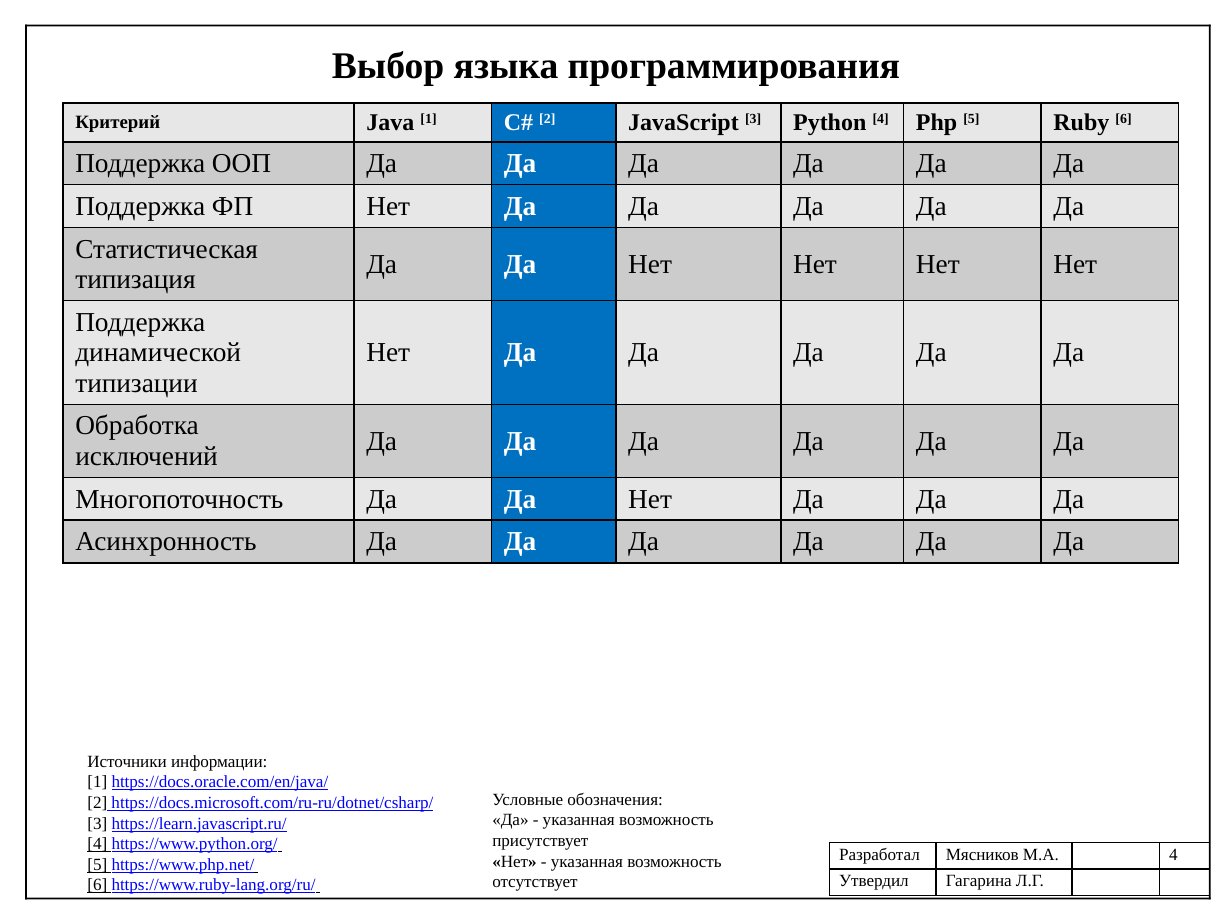
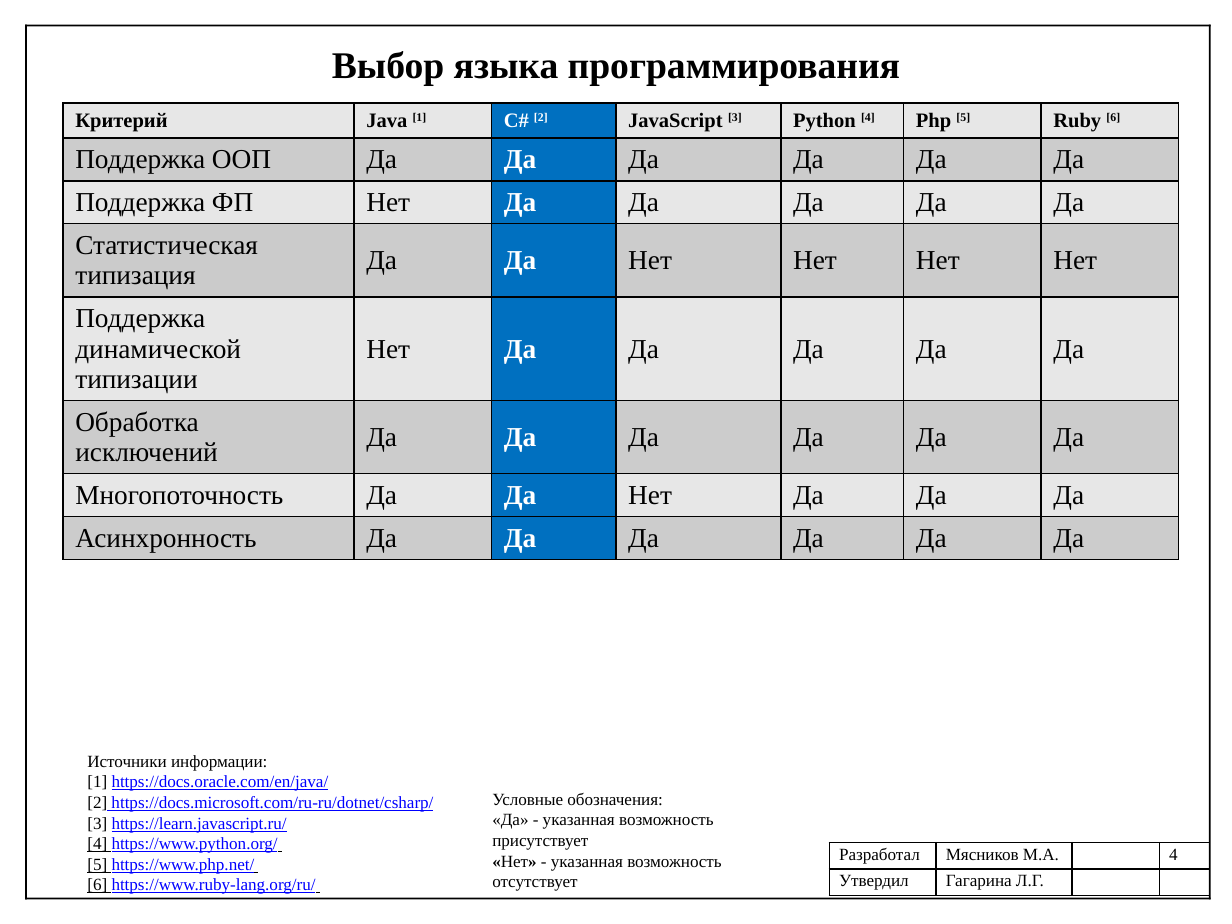
Before and after one commit to mJaJksJ/VCR, a slide deck: slide 4 of Технологическая практика/Презентация отчета.pptx. Drawn at 1232x924 pixels with LibreOffice and Linux fonts; fonts in the diff are those of the drawing. Boxes give left, top, right and bottom in pixels: in the first picture for what was removed or moved away, otherwise in the second. Text is boxed around its words. In the diff, an @@ line names an element or a change of style, - is before the commit and + after.

```diff
--- a/Технологическая практика/Презентация отчета.pptx
+++ b/Технологическая практика/Презентация отчета.pptx
@@ table at [63, 103, 1180, 588] @@
@@ size 11 to 12 pt in "Критерий" @@
@@ size 14 to 12 pt in "Java [1]", "C# [2]", "JavaScript [3]", "Python [4]" and 2 more places @@
```
Also in this commit, not shown: 2 other slides changed, 1 slide added, 1 slide removed, 4 other files.
